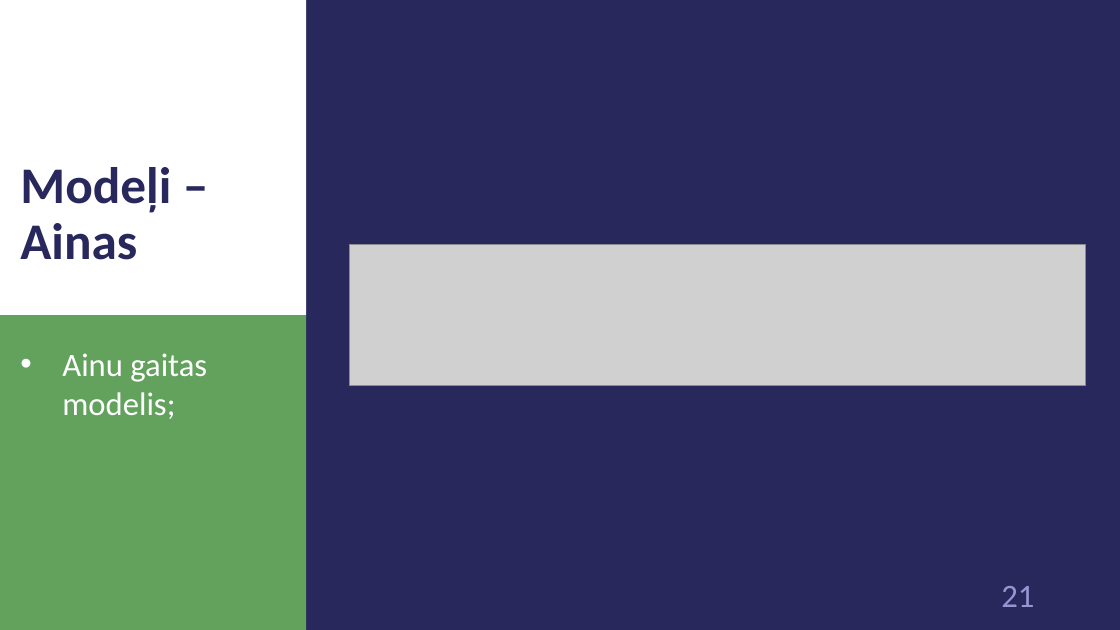
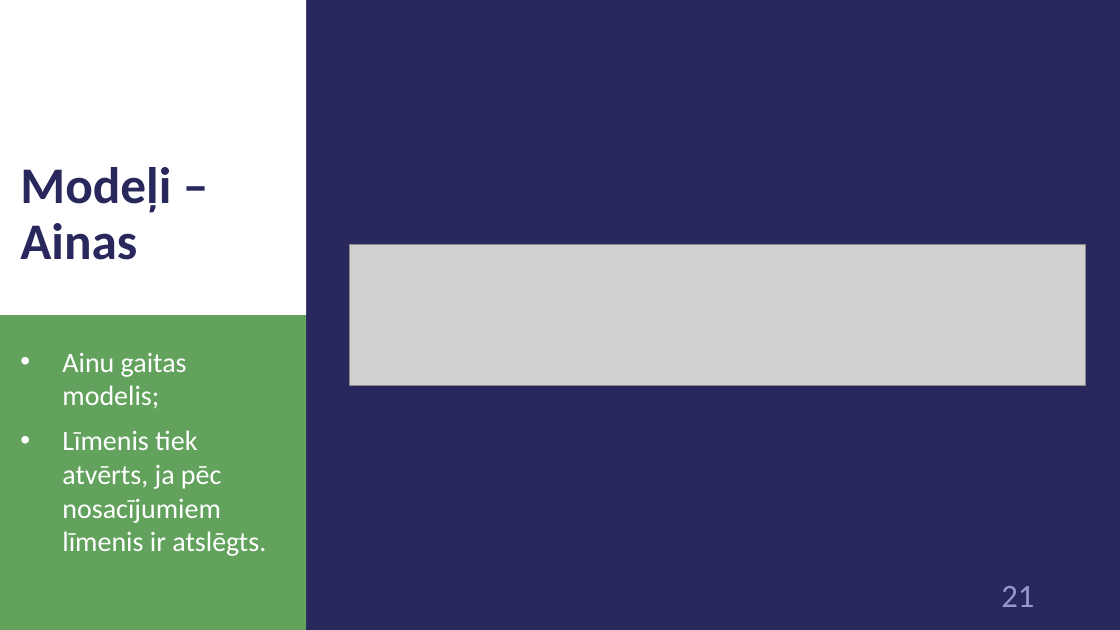
Before and after one commit to 1ivyatan/drumstalotajs, a slide deck: slide 21 of Documentation/Prezentācija.pptx. Drawn at 1120x630 pixels with LibreOffice and Linux fonts; fonts in the diff are those of the drawing; grey boxes stand for pictures. Boxes give left, top, right and bottom in pixels: in the first picture for what was removed or moved away, otherwise in the second. Text is boxed around its words. In the diff, an @@ line names an element or a change of style, - is before the commit and + after.

Commit message:
add model descs

```diff
--- a/Documentation/Prezentācija.pptx
+++ b/Documentation/Prezentācija.pptx
@@ text at (x1=62, y1=353, x2=187, y2=409): size 28 to 24 pt in "Ainu gaitas modelis;" @@
@@ text at (x1=62, y1=430, x2=266, y2=556): paragraph added @@
+• Līmenis tiek atvērts, ja pēc nosacījumiem līmenis ir atslēgts.
```
Also in this commit, not shown: 11 other slides changed, 1 slide added, 5 slides removed.
